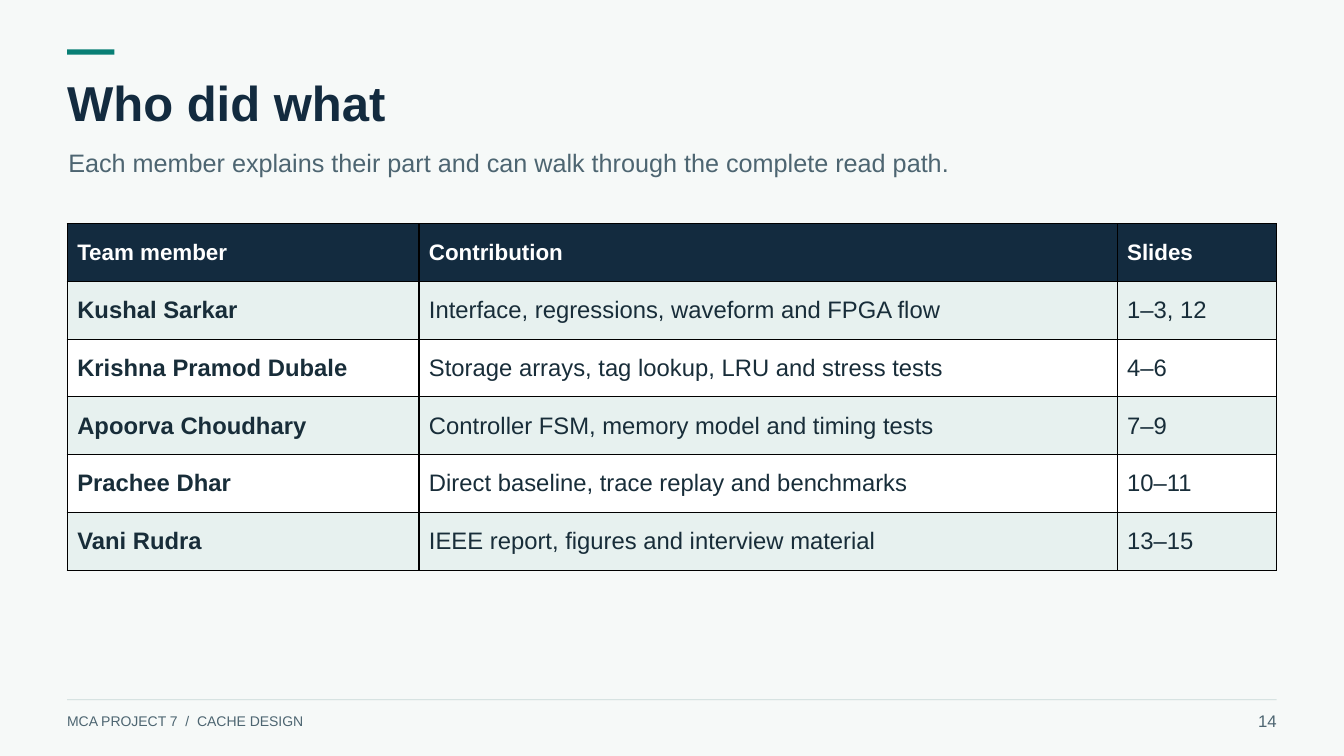
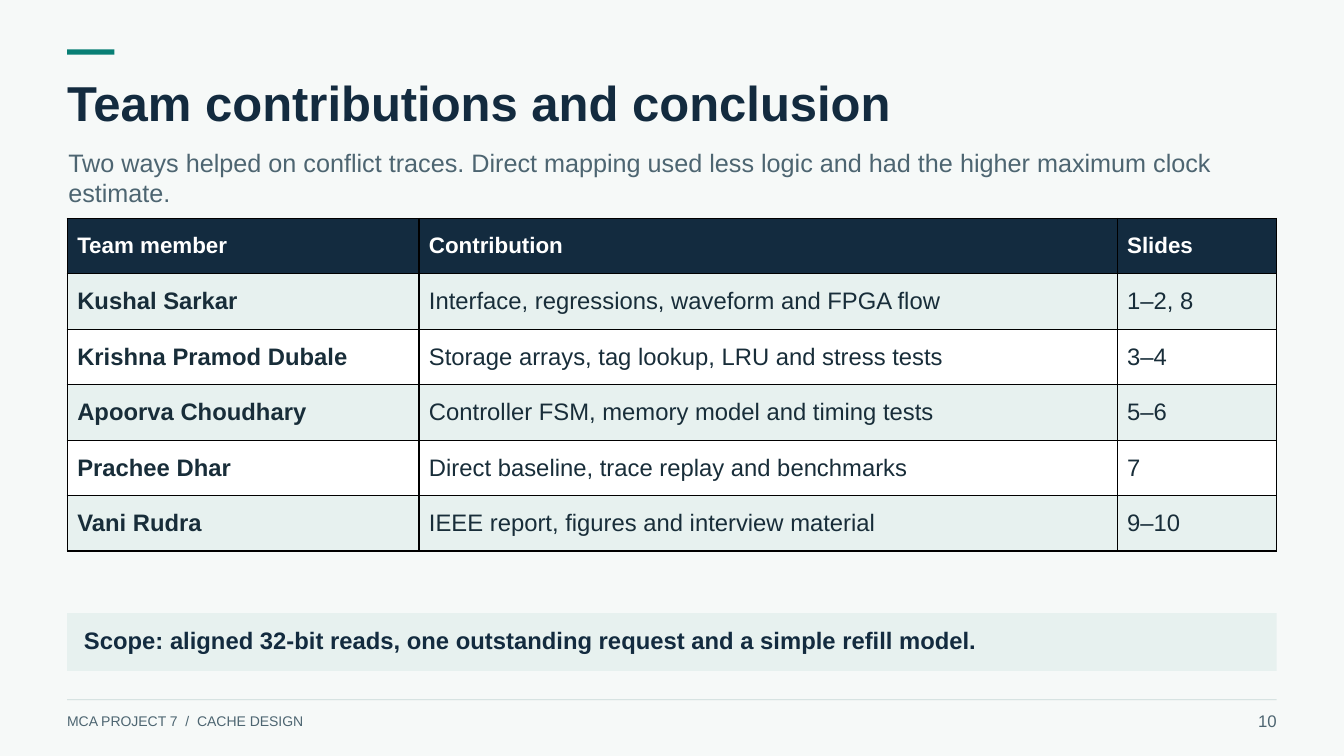
Before and after one commit to Kushal425/MCA-Project7-Team-5-1-MUX, a slide deck: slide 10 of phase2/presentation/MCA-Project7-Presentation.pptx (slide 14 before the commit). Drawn at 1344x756 pixels with LibreOffice and Linux fonts; fonts in the diff are those of the drawing. Boxes give left, top, right and bottom in pixels: in the first picture for what was removed or moved away, otherwise in the second. Text is boxed around its words. In the diff, an @@ line names an element or a change of style, - is before the commit and + after.

```diff
--- a/phase2/presentation/MCA-Project7-Presentation.pptx
+++ b/phase2/presentation/MCA-Project7-Presentation.pptx
@@ text at box(67, 85, 890, 122): text changed @@
-Who did what
+Team contributions and conclusion
@@ text at box(68, 153, 1210, 203): text changed @@
-Each member explains their part and can walk through the complete read path.
+Two ways helped on conflict traces. Direct mapping used less logic and had the higher maximum clock estimate.
@@ table at box(68, 219, 1277, 552) @@
-row 2, column 3: 1–3, 12
+row 2, column 3: 1–2, 8
-row 3, column 3: 4–6
+row 3, column 3: 3–4
-row 4, column 3: 7–9
+row 4, column 3: 5–6
-row 5, column 3: 10–11
+row 5, column 3: 7
-row 6, column 3: 13–15
+row 6, column 3: 9–10
@@ table: place and size @@
-table at box(68, 224, 1277, 571)
+table at box(68, 219, 1277, 552)
@@ rectangle added at box(68, 613, 1277, 670), fill #E7F1EF @@
@@ text added at box(84, 631, 976, 654), 17 pt, text #132B3F, bold @@
+Scope: aligned 32-bit reads, one outstanding request and a simple refill model.
@@ text at box(1258, 715, 1277, 727): text changed @@
-14
+10
```
Also in this commit, not shown: 8 other slides changed, 5 slides removed.
